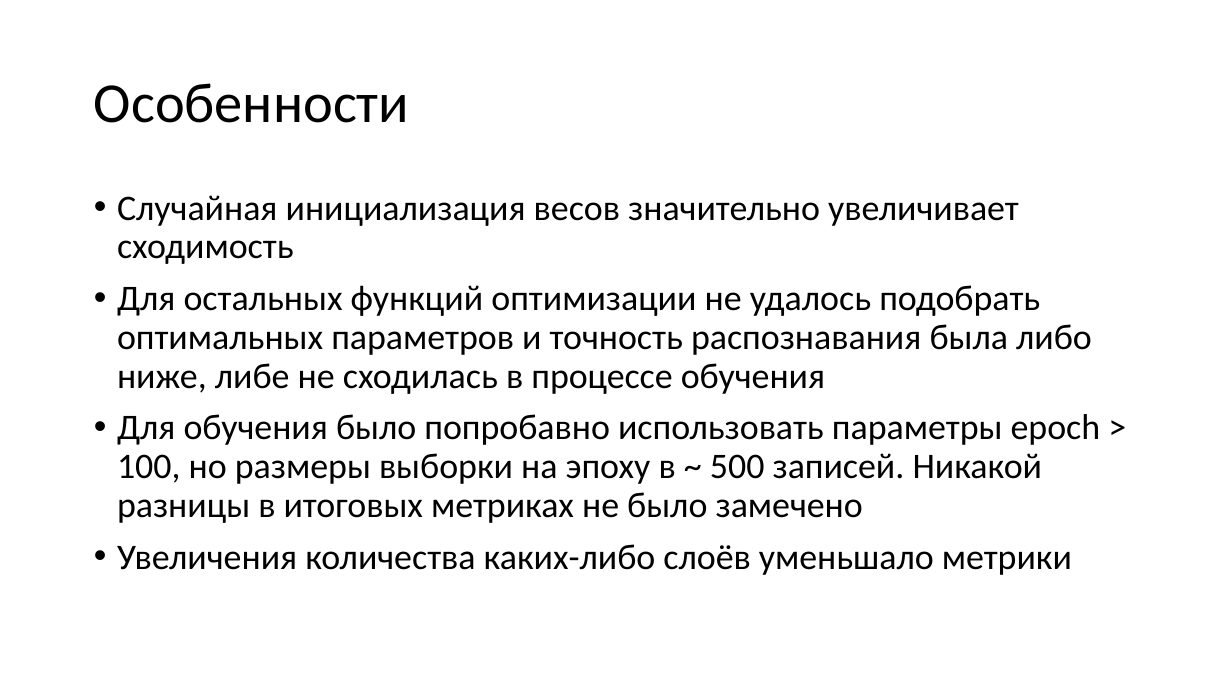
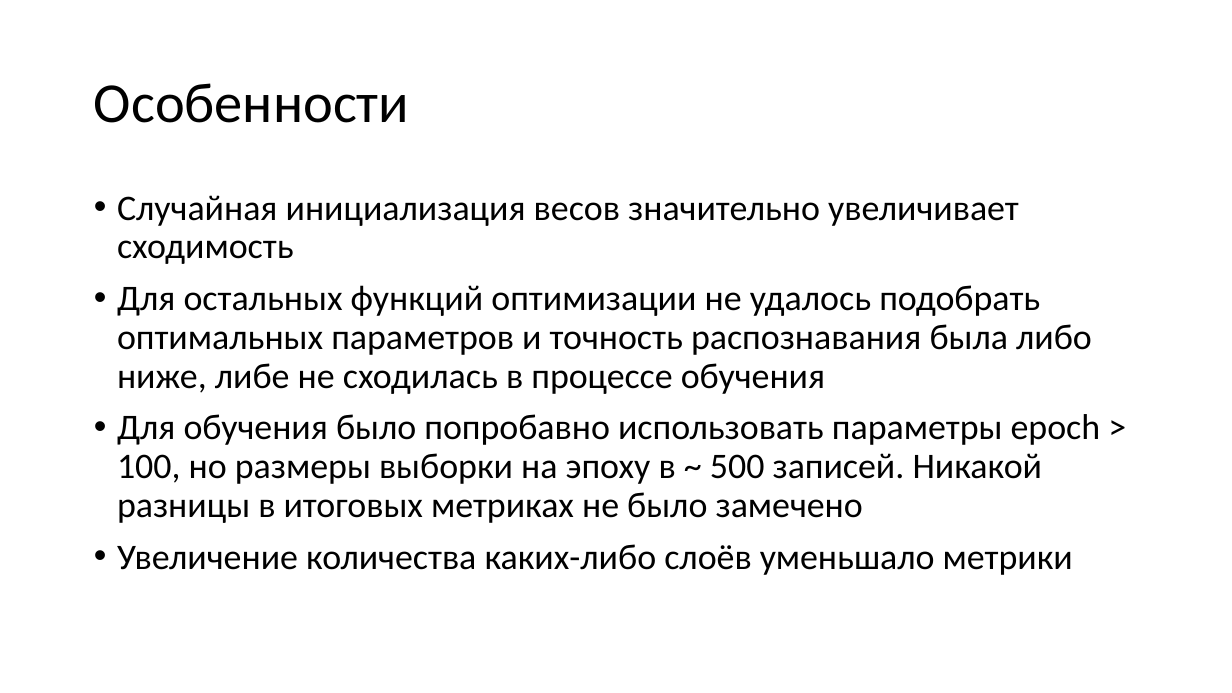
Before and after one commit to d768/ClassyBanana, a slide deck: slide 11 of data/presentation.pptx. Drawn at 1232x693 pixels with LibreOffice and Linux fonts; fonts in the diff are those of the drawing. Boxes give left, top, right and bottom in pixels: in the first picture for what was removed or moved away, otherwise in the second. Text is boxed around its words. In the diff, an @@ line names an element or a change of style, - is before the commit and + after.

```diff
--- a/data/presentation.pptx
+++ b/data/presentation.pptx
@@ text at <box>117,544,1073,575</box>: text changed @@
-• Увеличения количества каких-либо слоёв уменьшало метрики
+• Увеличение количества каких-либо слоёв уменьшало метрики
```
Also in this commit, not shown: 6 other slides changed, 1 slide removed.
